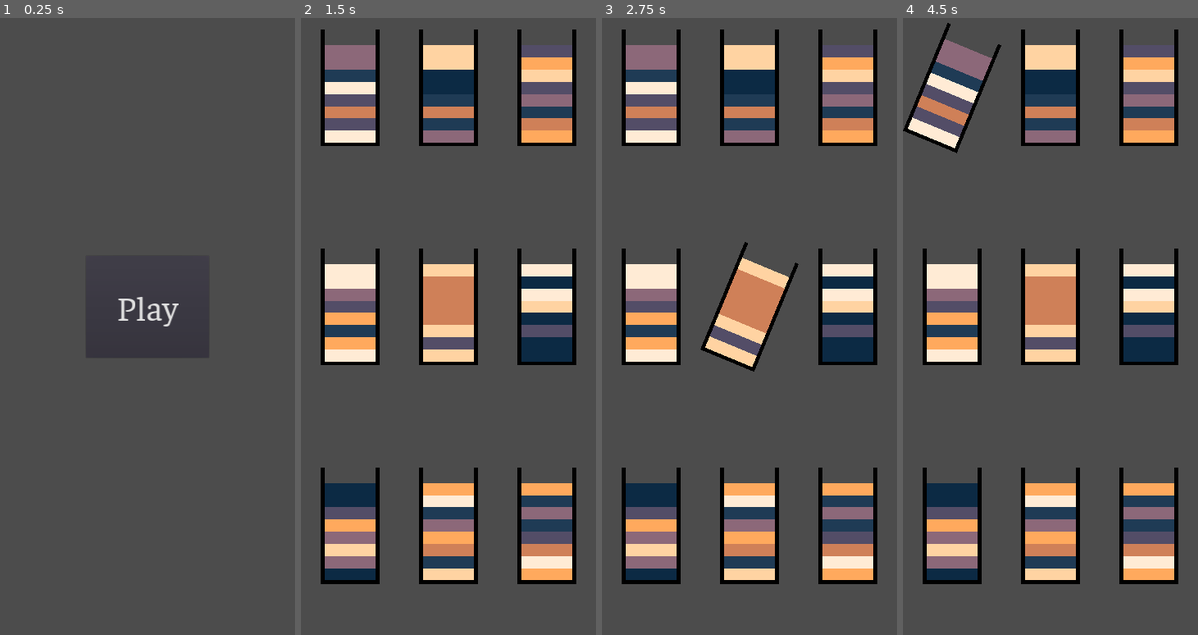
Above: before the commit, frames 1-4 (left to right).
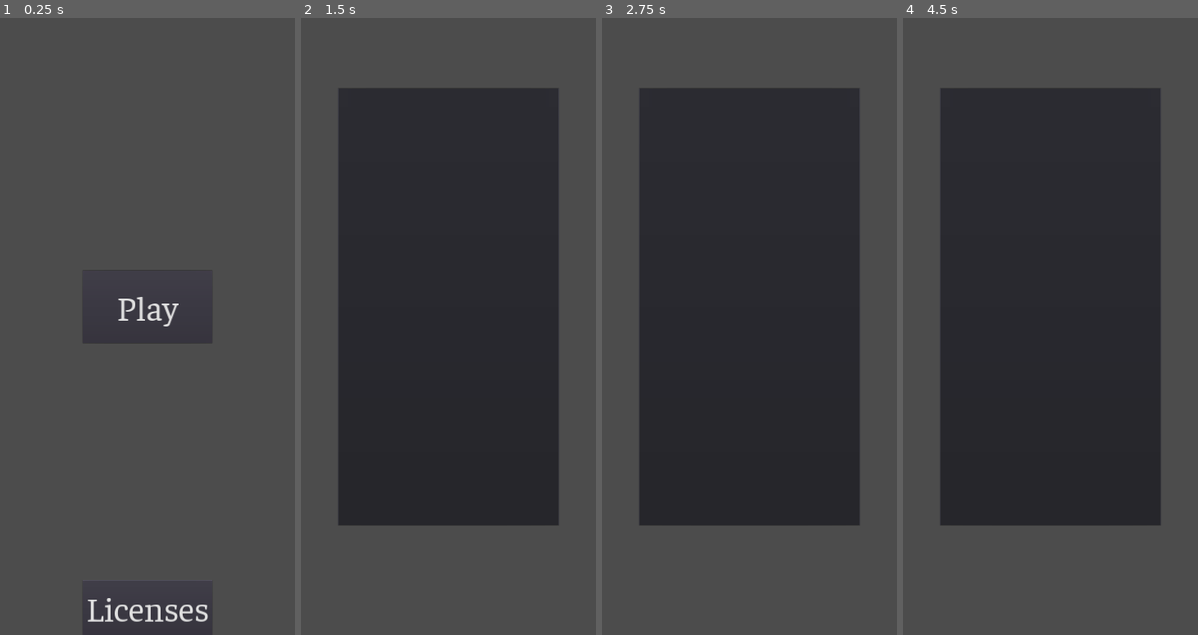
Above: after the commit, the same moments.

Repository: Violation-Studios/sand-bottles
Game: Godot game, scene res://scenes/menu/menu.tscn
The game is run twice, just before and just after one commit, with the same random seed, the same clock (stepped at 60 frames per second) and the same inputs.
Inputs (mouse positions are in pixels of both pictures, inside the frame that each line leads up to):
- Up to frame 1 (0.25 s): no input
- Up to frame 2 (1.5 s): click (448, 610) at 0.5 s, where only the run after the commit has a clickable "Licenses"; click "Play" at 1.25 s
- Up to frame 3 (2.75 s): click (749, 307) at 2 s, where only the run after the commit has a clickable "Play"
- Up to frame 4 (4.5 s): click (1050, 307) at 2.75 s, where only the run after the commit has a clickable "Play"; tap Enter at 3.5 s; move the mouse to (953, 85) at 3.52 s; click (953, 85) at 3.67 s; click (1050, 610) at 4.25 s, where only the run after the commit has a clickable "Licenses"

The runs differ from the first frame. In frame 1, 0.6% of the frame differs, in the area x 29-71%, y 54-100%; in frame 2, 67%; in frame 3, 67%; in frame 4, 67%, in the area x 0-94%, y 0-92%.

Commit message:
Add license button
Added a license button to main menu. Still needs license links/info.

Diff:
--- /dev/null
+++ b/scenes/menu/LicensePopupPanel.gd
@@ -0,0 +1,9 @@
+extends PopupPanel
+
+
+
+func _on_LicensesButton_pressed():
+	if not visible:
+		popup_centered()
+	else:
+		visible = not visible
--- /dev/null
+++ b/scenes/menu/LicensesButton.gd
@@ -0,0 +1,5 @@
+extends Button
+
+
+func _on_LicensePopupPanel_visibility_changed():
+	visible = not visible
--- a/scenes/menu/menu.tscn
+++ b/scenes/menu/menu.tscn
@@ -1,7 +1,9 @@
-[gd_scene load_steps=5 format=2]
+[gd_scene load_steps=7 format=2]
 
 [ext_resource path="res://scenes/menu/playbutton.gd" type="Script" id=1]
 [ext_resource path="res://assets/Faustina-Regular.ttf" type="DynamicFontData" id=2]
+[ext_resource path="res://scenes/menu/LicensePopupPanel.gd" type="Script" id=3]
+[ext_resource path="res://scenes/menu/LicensesButton.gd" type="Script" id=4]
 
 [sub_resource type="DynamicFont" id=1]
 size = 128
@@ -17,14 +19,44 @@
 theme = SubResource( 2 )
 
 [node name="PlayButton" type="Button" parent="."]
-margin_left = 315.0
-margin_top = 1014.0
-margin_right = 765.0
-margin_bottom = 1386.0
+anchor_left = 0.5
+anchor_top = 0.5
+anchor_right = 0.5
+anchor_bottom = 0.5
+margin_left = -237.0
+margin_top = -133.0
+margin_right = 237.0
+margin_bottom = 133.0
 rect_min_size = Vector2( 0, 200 )
 size_flags_horizontal = 3
 size_flags_vertical = 3
 text = "Play"
 script = ExtResource( 1 )
 
+[node name="LicensesButton" type="Button" parent="."]
+anchor_left = 0.5
+anchor_top = 1.0
+anchor_right = 0.5
+anchor_bottom = 1.0
+margin_left = -237.0
+margin_top = -200.0
+margin_right = 237.0
+size_flags_horizontal = 3
+size_flags_vertical = 3
+text = "Licenses"
+script = ExtResource( 4 )
+
+[node name="LicensePopupPanel" type="PopupPanel" parent="."]
+anchor_left = 0.5
+anchor_top = 0.5
+anchor_right = 0.5
+anchor_bottom = 0.5
+margin_left = -405.0
+margin_top = -800.0
+margin_right = 405.0
+margin_bottom = 800.0
+script = ExtResource( 3 )
+
 [connection signal="pressed" from="PlayButton" to="PlayButton" method="_on_PlayButton_pressed"]
+[connection signal="pressed" from="LicensesButton" to="LicensePopupPanel" method="_on_LicensesButton_pressed"]
+[connection signal="visibility_changed" from="LicensePopupPanel" to="LicensesButton" method="_on_LicensePopupPanel_visibility_changed"]
